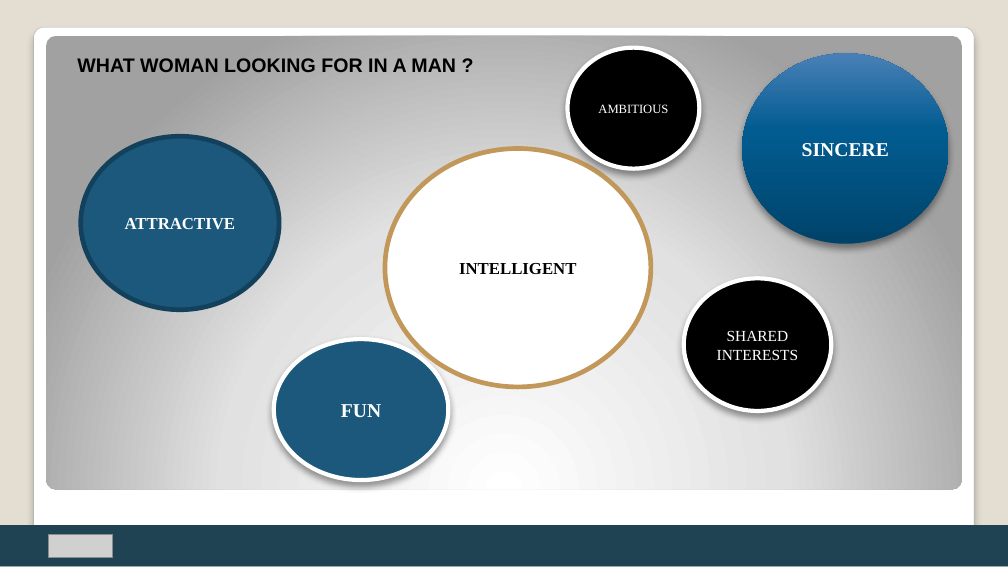
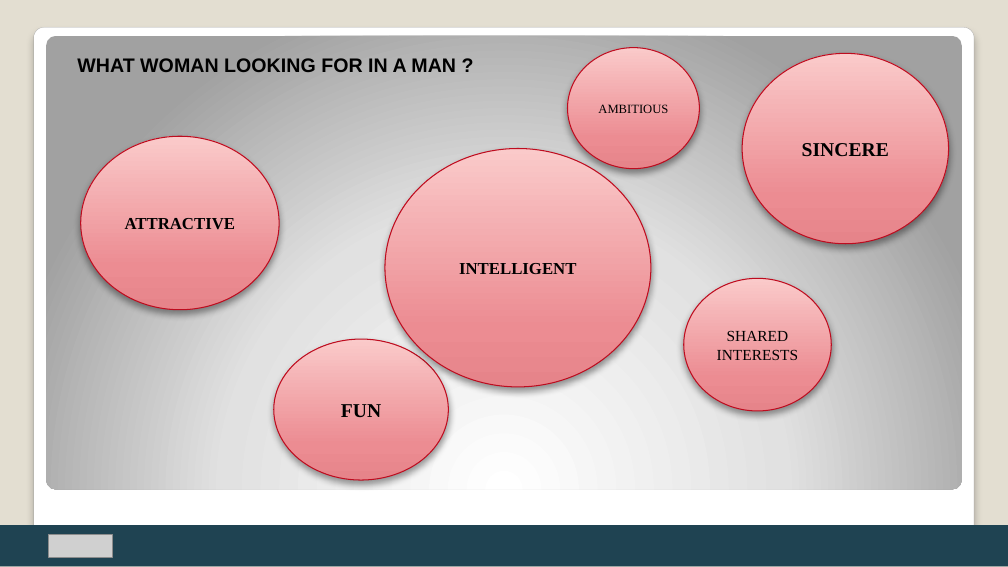
Before and after one commit to ZoziLaMalice/speed_dating, a slide deck: slide 10 of Rendu/Speed-dating.pptx. Drawn at 1008x567 pixels with LibreOffice and Linux fonts; fonts in the diff are those of the drawing; grey boxes stand for pictures. Boxes give left, top, right and bottom in pixels: in the first picture for what was removed or moved away, otherwise in the second. Text is boxed around its words. In the diff, an @@ line names an element or a change of style, - is before the commit and + after.

```diff
--- a/Rendu/Speed-dating.pptx
+++ b/Rendu/Speed-dating.pptx
@@ ellipse "AMBITIOUS" at <box>568,47,700,168</box>: text colour #FFFFFF to #000000; fill #000000 to gradient #E68589 to #EC8D92 to #FBCACC; outline #FFFFFF 3 pt to #BC0B1F 0.75 pt @@
@@ ellipse "SINCERE" at <box>742,53,949,244</box>: text colour #FFFFFF to #000000; fill gradient #00436A to #035C91 to #4A80B7 to gradient #E68589 to #EC8D92 to #FBCACC; outline none to #BC0B1F 0.75 pt @@
@@ ellipse "ATTRACTIVE" at <box>81,136,279,309</box>: text colour #FFFFFF to #000000; fill #1B587C to gradient #E68589 to #EC8D92 to #FBCACC; outline #14415C 3.35 pt to #BC0B1F 0.75 pt; shadow on @@
@@ ellipse "INTELLIGENT" at <box>385,148,651,387</box>: fill #FFFFFF to gradient #E68589 to #EC8D92 to #FBCACC; outline #C19859 3.35 pt to #BC0B1F 0.75 pt; shadow on @@
@@ ellipse "SHARED" at <box>683,278,831,411</box>: text colour #FFFFFF to #000000; fill #000000 to gradient #E68589 to #EC8D92 to #FBCACC; outline #FFFFFF 3 pt to #BC0B1F 0.75 pt @@
@@ ellipse "FUN" at <box>274,339,449,480</box>: text colour #FFFFFF to #000000; fill #1B587C to gradient #E68589 to #EC8D92 to #FBCACC; outline #FFFFFF 3 pt to #BC0B1F 0.75 pt @@
```
Also in this commit, not shown: 3 other slides changed, 2 other files.
